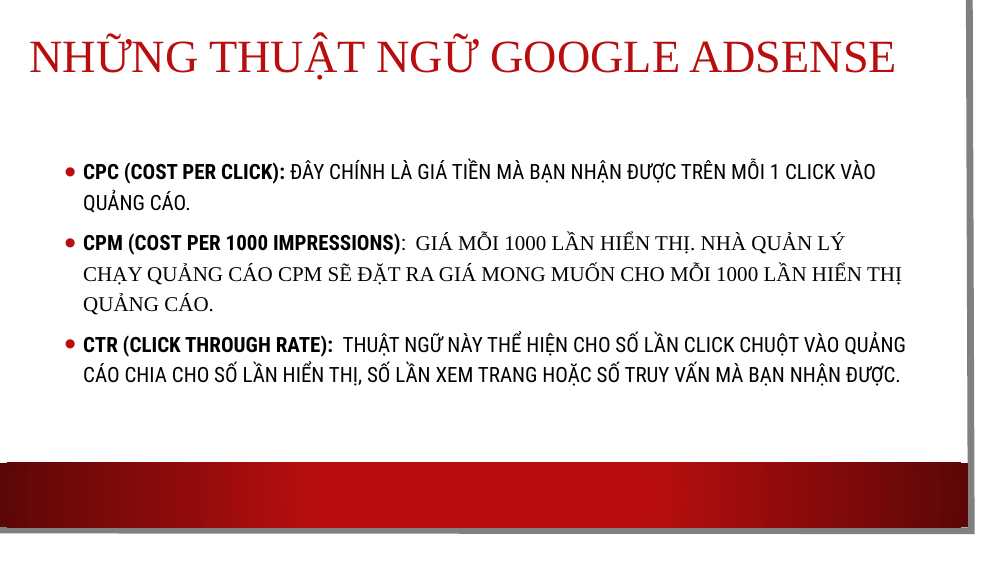
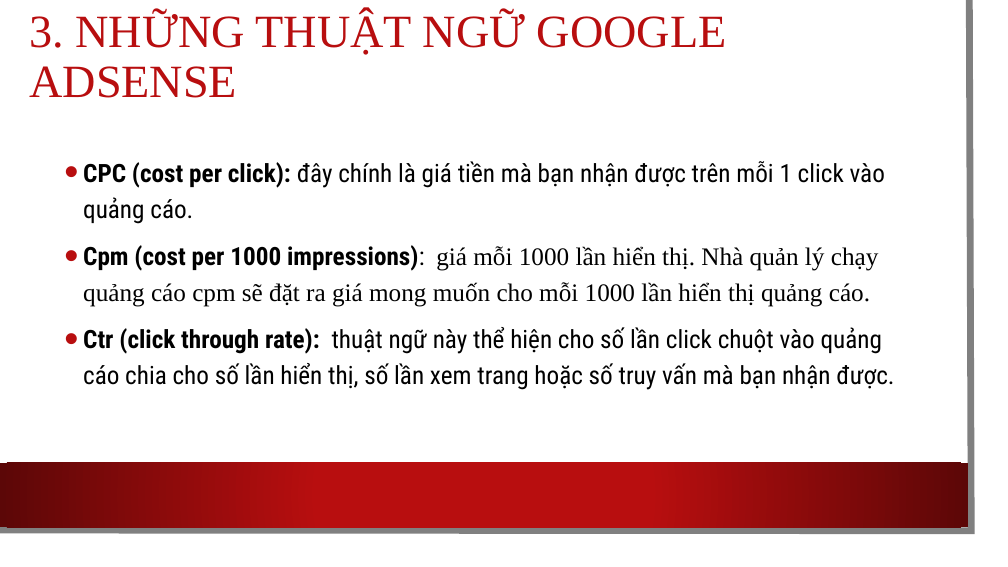
Before and after one commit to PhamVanDuoc/GoogleAdSense_GoogleAdWord, a slide deck: slide 4 of Google Adsense.pptx. Drawn at 1008x567 pixels with LibreOffice and Linux fonts; fonts in the diff are those of the drawing; background and template pictures are left out. Boxes give left, top, right and bottom in pixels: in the first picture for what was removed or moved away, otherwise in the second. Text is boxed around its words. In the diff, an @@ line names an element or a change of style, - is before the commit and + after.

```diff
--- a/Google Adsense.pptx
+++ b/Google Adsense.pptx
@@ title at [29, 12, 727, 98]: text changed @@
-NHỮNG THUẬT NGỮ GOOGLE ADSENSE
+3. NHỮNG THUẬT NGỮ GOOGLE ADSENSE
@@ text at [83, 161, 894, 390]: text changed; size 20 to 24 pt @@
-• CPC (COST PER CLICK): ĐÂY CHÍNH LÀ GIÁ TIỀN MÀ BẠN NHẬN ĐƯỢC TRÊN MỖI 1 CLICK VÀO QUẢNG CÁO.
-• CPM (COST PER 1000 IMPRESSIONS): GIÁ MỖI 1000 LẦN HIỂN THỊ. NHÀ QUẢN LÝ CHẠY QUẢNG CÁO CPM SẼ ĐẶT RA GIÁ MONG MUỐN CHO MỖI 1000 LẦN HIỂN THỊ QUẢNG CÁO.
-• CTR (CLICK THROUGH RATE): THUẬT NGỮ NÀY THỂ HIỆN CHO SỐ LẦN CLICK CHUỘT VÀO QUẢNG CÁO CHIA CHO SỐ LẦN HIỂN THỊ, SỐ LẦN XEM TRANG HOẶC SỐ TRUY VẤN MÀ BẠN NHẬN ĐƯỢC.
+• CPC (cost per click): đây chính là giá tiền mà bạn nhận được trên mỗi 1 click vào quảng cáo.
+• Cpm (cost per 1000 impressions): giá mỗi 1000 lần hiển thị. Nhà quản lý chạy quảng cáo cpm sẽ đặt ra giá mong muốn cho mỗi 1000 lần hiển thị quảng cáo.
+• Ctr (click through rate): thuật ngữ này thể hiện cho số lần click chuột vào quảng cáo chia cho số lần hiển thị, số lần xem trang hoặc số truy vấn mà bạn nhận được.
```
Also in this commit, not shown: 5 other slides changed, 6 slides added, 2 other files.
